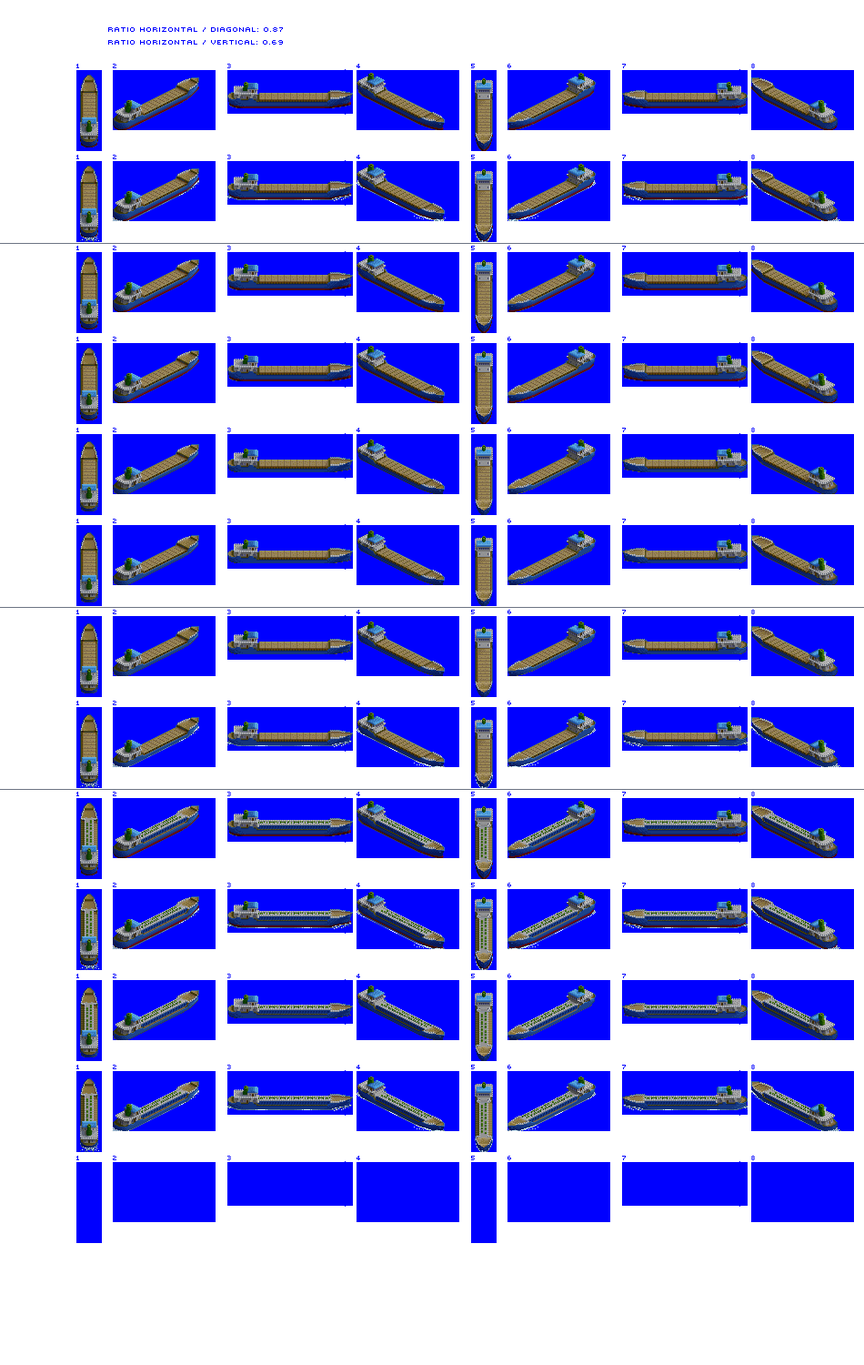
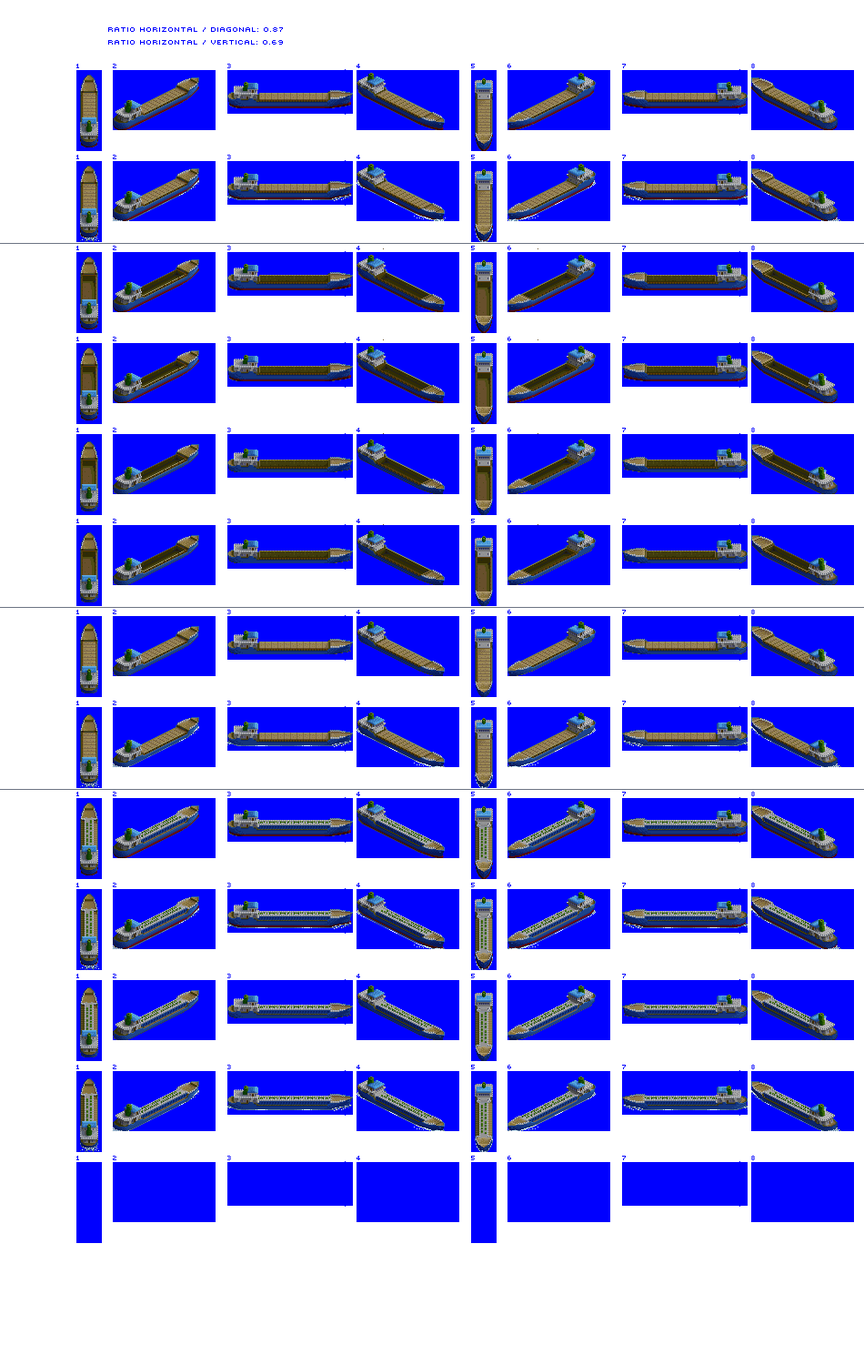
Layers edited between the first and the second 864 × 1365 image:
showed "Hold Overlay", blend normal → dissolve, painted on it over [82, 248, 810, 592]
